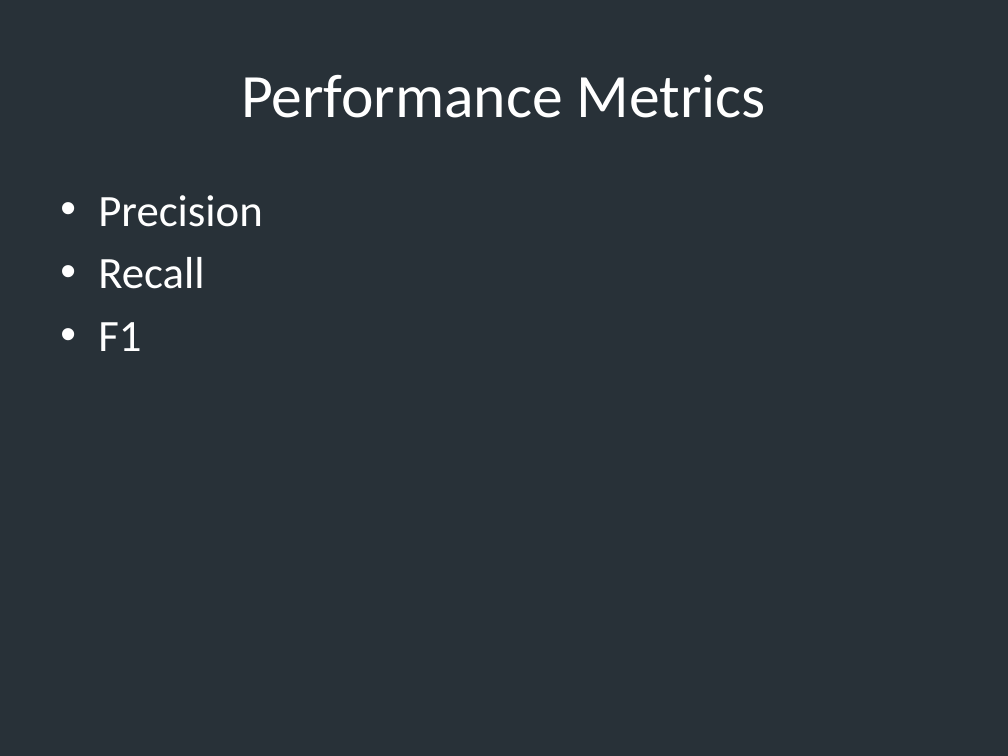
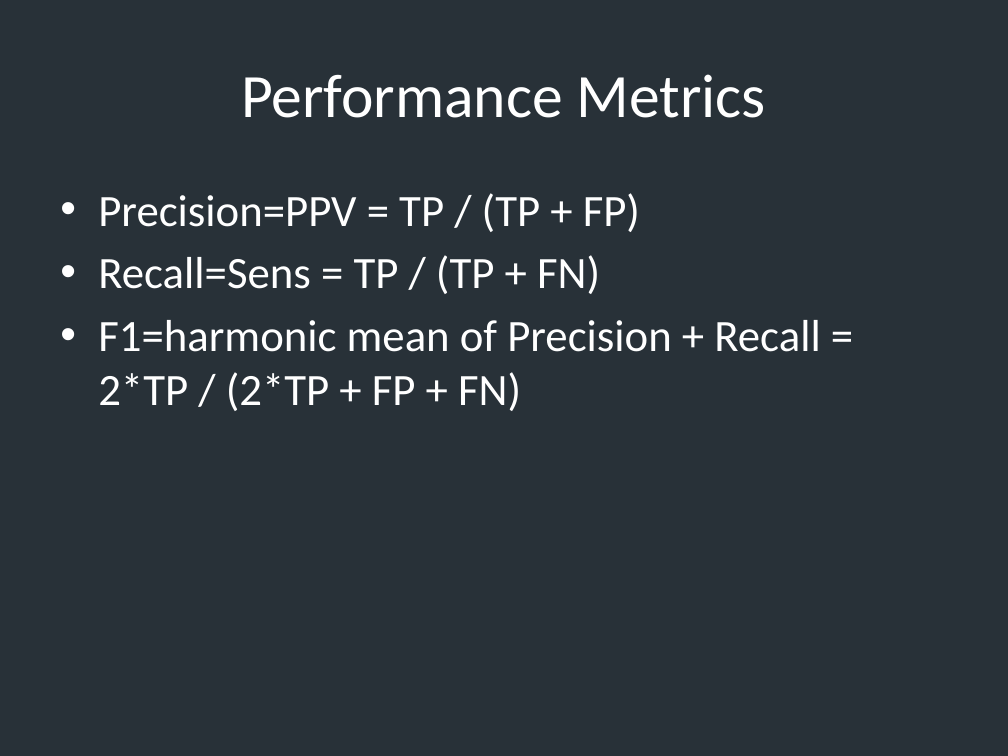
Before and after one commit to slowvak/MachineLearningForMedicalImages, a slide deck: slide 21 of 02-MachineLearningHandsOn.pptx. Drawn at 1008x756 pixels with LibreOffice and Linux fonts; fonts in the diff are those of the drawing. Boxes give left, top, right and bottom in pixels: in the first picture for what was removed or moved away, otherwise in the second. Text is boxed around its words. In the diff, an @@ line names an element or a change of style, - is before the commit and + after.

```diff
--- a/02-MachineLearningHandsOn.pptx
+++ b/02-MachineLearningHandsOn.pptx
@@ text at [98, 193, 820, 411]: text changed @@
-• Precision
-• Recall
-• F1
+• Precision=PPV = TP / (TP + FP)
+• Recall=Sens = TP / (TP + FN)
+• F1=harmonic mean of Precision + Recall = 2*TP / (2*TP + FP + FN)
```
Also in this commit, not shown: 4 other slides changed, 1 other file.
